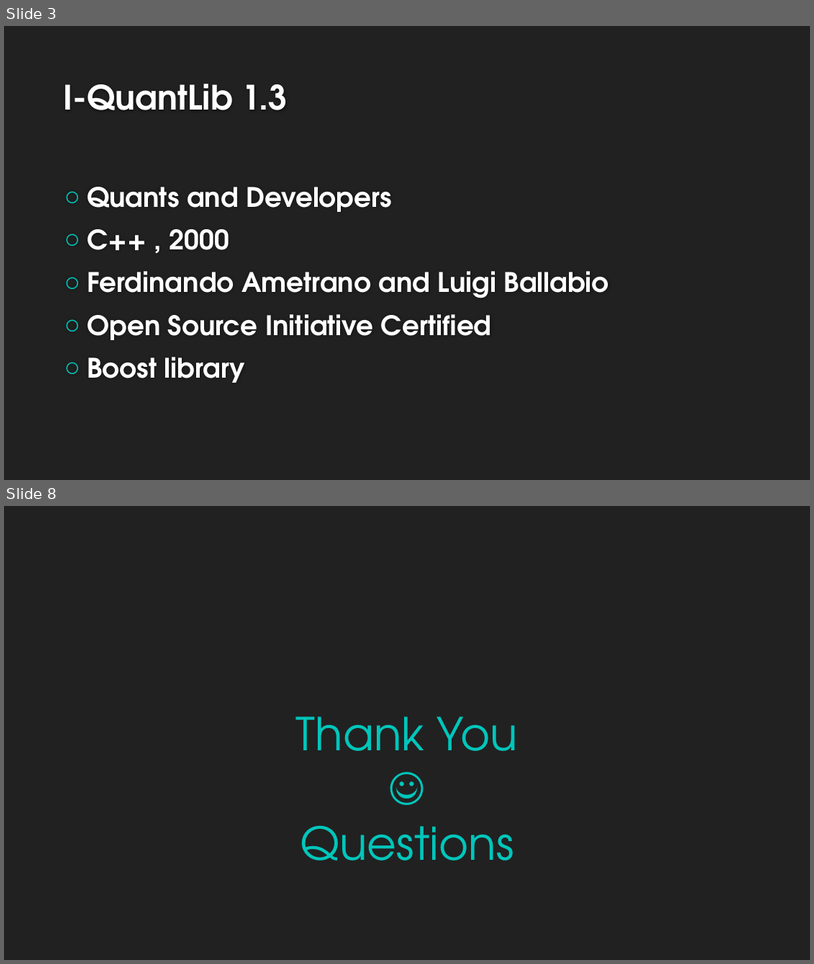
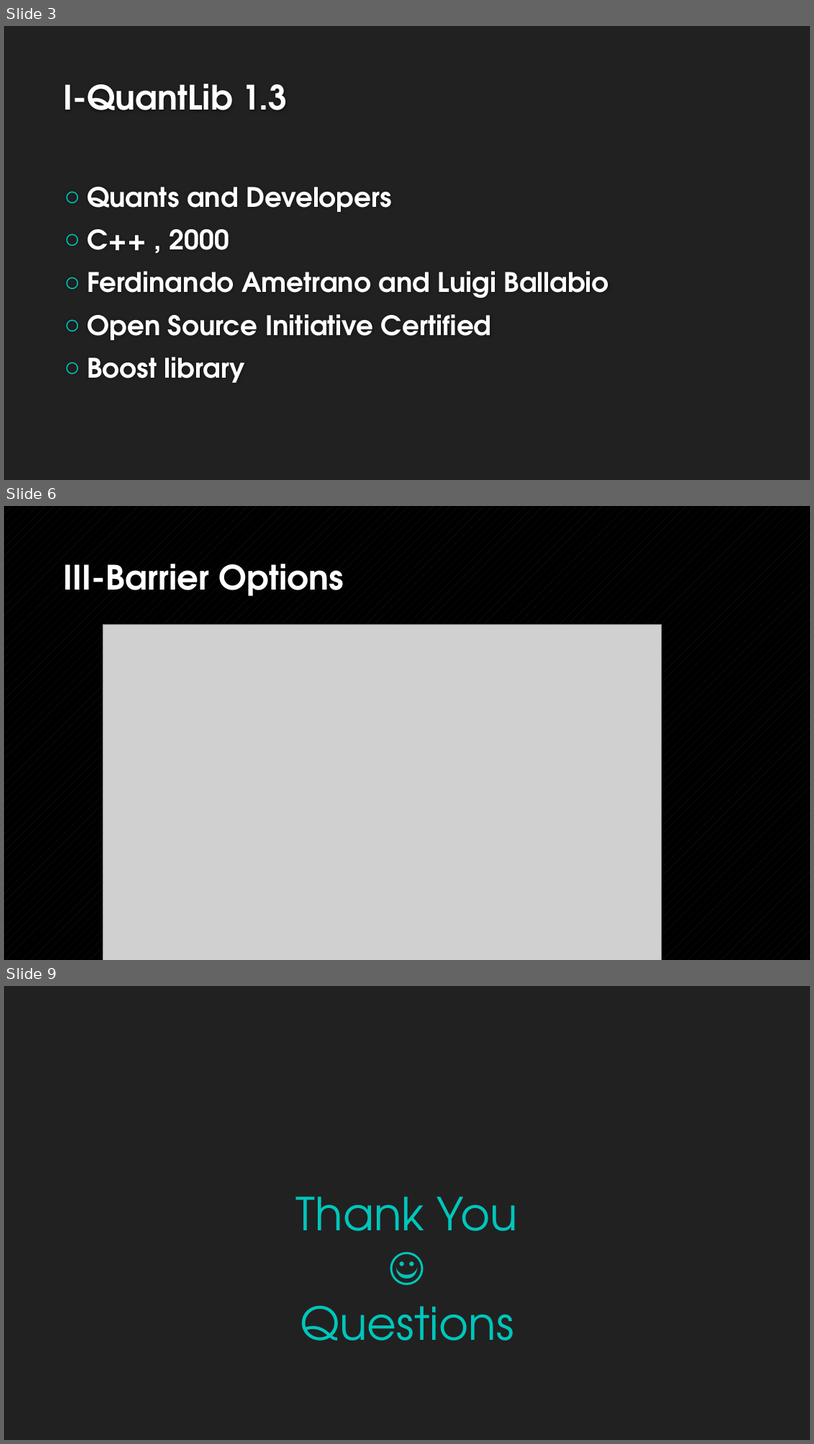
Before and after one commit to Ayadi07/Quantlib, a slide deck: QuantLib1.3 16-01-2014.pptx. Shown one above the other, each under a label of ours: slides 3 and 8 before the commit, slides 3, 6 and 9 after it; the slides between them are not shown. The pictures are 814x964 and 814x1444 pixels, drawn with LibreOffice and Linux fonts; fonts in the diff are those of the drawing; grey boxes stand for pictures; background and template pictures are left out. Boxes give left, top, right and bottom in pixels: in the first picture for what was removed or moved away, otherwise in the second. Text is boxed around its words. In the diff, an @@ line names an element or a change of style, - is before the commit and + after.

```diff
--- a/QuantLib1.3 16-01-2014.pptx
+++ b/QuantLib1.3 16-01-2014.pptx
@@ slide 6 added at [4, 506, 810, 960], background pattern #212121 on #000000 @@
@@ title added at [64, 564, 343, 596], 40 pt, text #FEFEFE, bold @@
+III-Barrier Options
@@ picture added at [103, 624, 662, 960] @@
@@ what was slide 8 is now slide 9 @@
```
Also in this commit, not shown: 4 slides changed, 2 other slides added, 2 slides removed.
